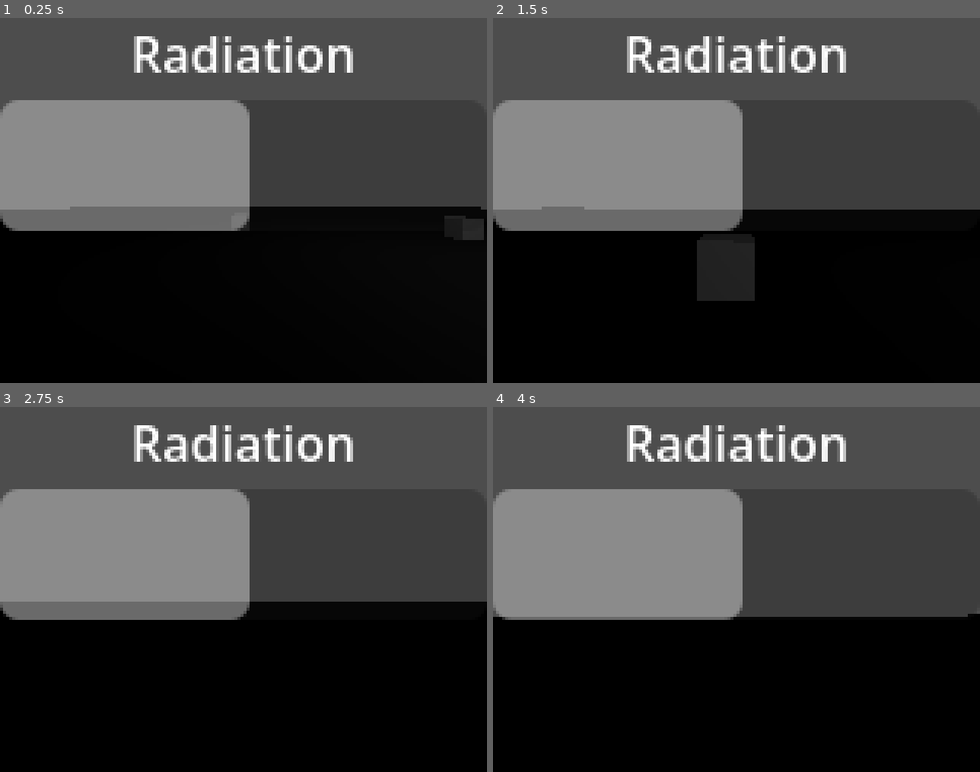
Above: before the commit, frames 1-4 (two rows, left to right).
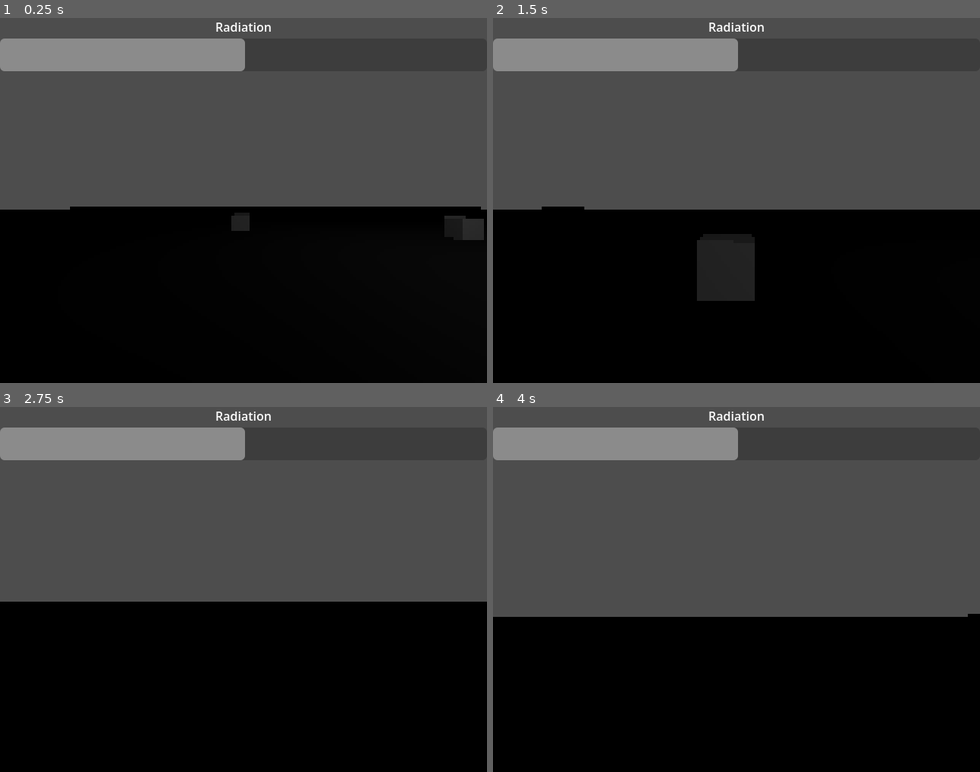
Above: after the commit, the same moments.

Repository: feargrinn/spacejam2026
Game: Godot game, scene res://scenes/test_scene.tscn
Two runs of this game, one before a commit and one after it. Both use one fixed random seed, a clock stepped at 60 frames per second and the inputs below. This scene is started directly instead of the project's main scene.
Inputs (mouse positions are in pixels of both pictures, inside the frame that each line leads up to):
- Up to frame 1 (0.25 s): no input
- Up to frame 2 (1.5 s): tap Enter at 0.5 s; move the mouse to (760, 200) at 0.52 s; hold W (move_forward) from 0.53 s (still down); tap E (interact) at 0.6, 1.35 s; tap Space (jump) at 0.77 s; move the mouse to (712, 200) at 1.27 s
- Up to frame 3 (2.75 s): keep holding W (move_forward); tap Space (jump) at 1.52 s; move the mouse to (253, 582) at 2.02 s; tap E (interact) at 2.1 s
- Up to frame 4 (4 s): keep holding W (move_forward); tap Space (jump) at 2.75, 3.02, 3.77 s; move the mouse to (731, 596) at 2.77 s; tap E (interact) at 2.85, 3.6 s; move the mouse to (775, 593) at 3.52 s

The runs differ from the first frame. In frame 1, 24% of the frame differs, in the area x 0-73%, y 1-59%; in frame 2, 24%; in frame 3, 24%; in frame 4, 24%.

Commit message:
moved ui above subviewport in testscene

Diff:
--- a/scenes/test_scene.tscn
+++ b/scenes/test_scene.tscn
@@ -63,28 +63,29 @@
 transform = Transform3D(1, 0, 0, 0, 1, 0, 0, 0, 1, 0, 6, 0)
 omni_range = 100.0
 
-[node name="PanelContainer" type="PanelContainer" parent="SubViewportContainer/SubViewport/TestScene" unique_id=891503130]
+[node name="RadiationCounter" parent="." unique_id=484867935 instance=ExtResource("4_7ddre")]
+anchors_preset = 10
+anchor_left = 0.0
+anchor_right = 1.0
+offset_left = 0.0
+offset_right = 0.0
+offset_bottom = 70.0
+
+[node name="PanelContainer" type="PanelContainer" parent="." unique_id=891503130]
 visible = false
 anchors_preset = 8
 anchor_left = 0.5
 anchor_top = 0.5
 anchor_right = 0.5
 anchor_bottom = 0.5
-offset_left = -51.0
-offset_top = -20.0
-offset_right = 51.0
-offset_bottom = 20.0
+offset_left = -291.0
+offset_top = -200.0
+offset_right = -189.0
+offset_bottom = -160.0
 grow_horizontal = 2
 grow_vertical = 2
 
-[node name="Label" type="Label" parent="SubViewportContainer/SubViewport/TestScene/PanelContainer" unique_id=350499493]
+[node name="Label" type="Label" parent="PanelContainer" unique_id=350499493]
 layout_mode = 2
 size_flags_horizontal = 4
 text = "You win! Yay!"
-
-[node name="RadiationCounter" parent="SubViewportContainer/SubViewport/TestScene" unique_id=484867935 instance=ExtResource("4_7ddre")]
-anchors_preset = 10
-anchor_left = 0.0
-anchor_right = 1.0
-offset_left = 0.0
-offset_right = 0.0
